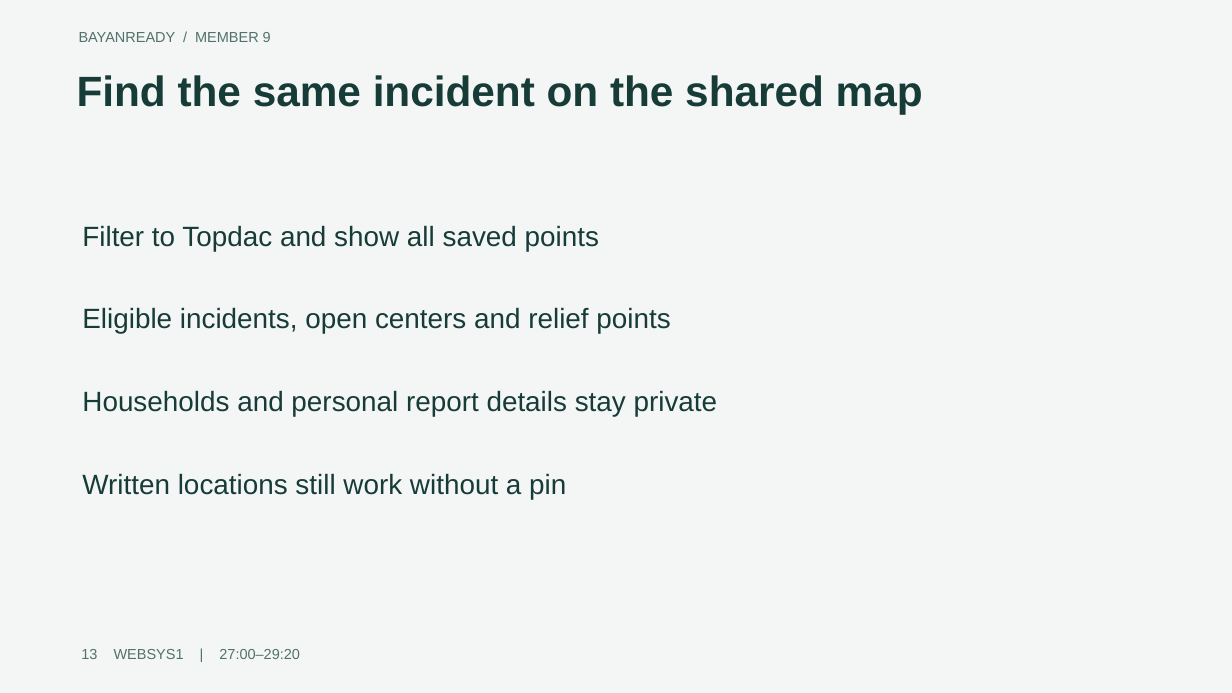
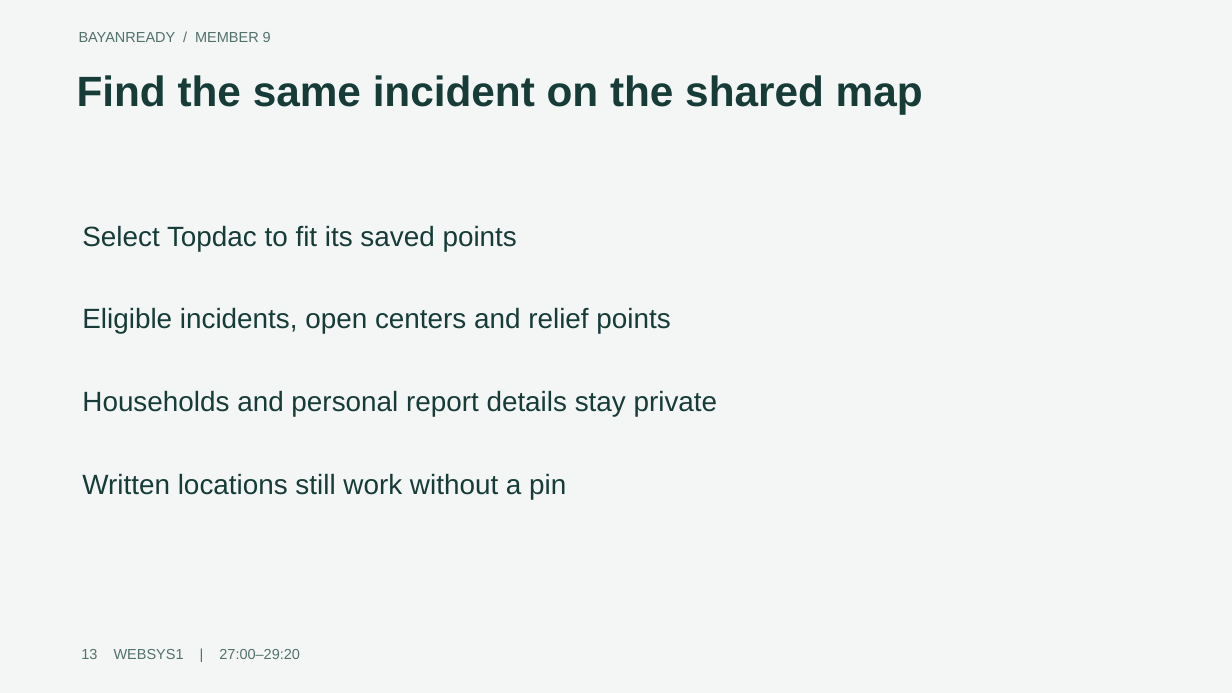
Before and after one commit to macJil/WEBSYS_PROJECT, a slide deck: slide 13 of presentation/BayanReady-municipal.pptx. Drawn at 1232x693 pixels with LibreOffice and Linux fonts; fonts in the diff are those of the drawing. Boxes give left, top, right and bottom in pixels: in the first picture for what was removed or moved away, otherwise in the second. Text is boxed around its words. In the diff, an @@ line names an element or a change of style, - is before the commit and + after.

```diff
--- a/presentation/BayanReady-municipal.pptx
+++ b/presentation/BayanReady-municipal.pptx
@@ text at (82, 225, 517, 251): text changed @@
-Filter to Topdac and show all saved points
+Select Topdac to fit its saved points
```
Also in this commit, not shown: 2 other slides changed, 13 other files.
